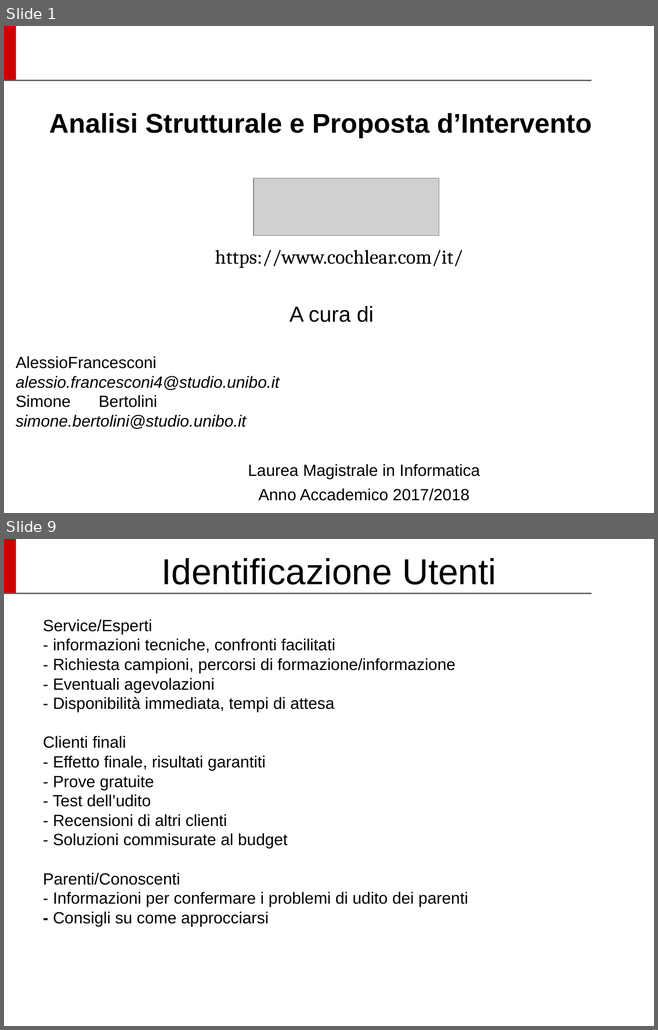
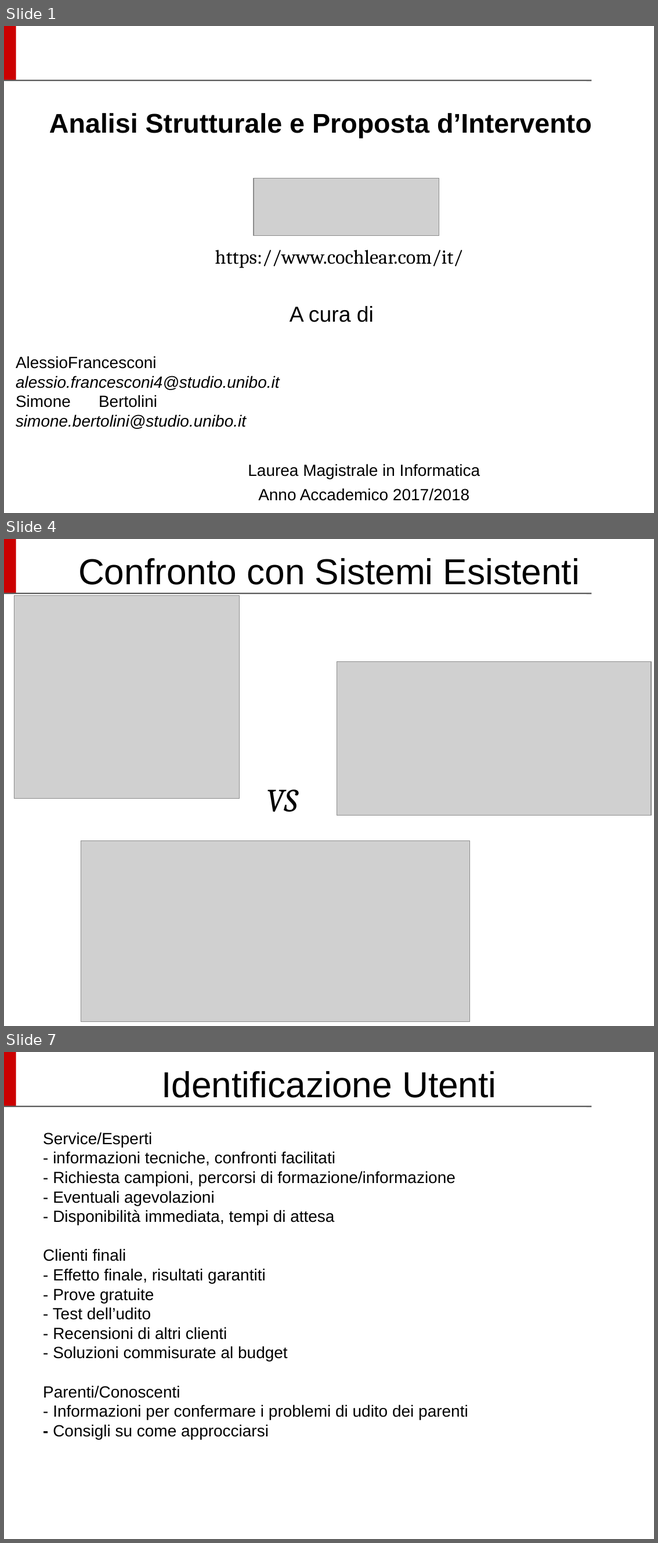
Before and after one commit to Siber93/UsabilitaProject, a slide deck: UUX_SlideProject_Cochlear.odp. Shown one above the other, each under a label of ours: slides 1 and 9 before the commit, slides 1, 4 and 7 after it; the slides between them are not shown. The pictures are 658x1030 and 658x1543 pixels, drawn with LibreOffice and Linux fonts; fonts in the diff are those of the drawing; grey boxes stand for pictures; background and template pictures are left out. Boxes give left, top, right and bottom in pixels: in the first picture for what was removed or moved away, otherwise in the second. Text is boxed around its words. In the diff, an @@ line names an element or a change of style, - is before the commit and + after.

```diff
--- a/UUX_SlideProject_Cochlear.odp
+++ b/UUX_SlideProject_Cochlear.odp
@@ slide 4 added at box(4, 539, 654, 1026), background #FFFFFF; not listed: 2 template elements that a slide beside it also shows @@
@@ title added at box(78, 558, 579, 585), 40 pt, text #000000 @@
+Confronto con Sistemi Esistenti
@@ picture added at box(14, 595, 239, 799) @@
@@ picture added at box(336, 662, 651, 815) @@
@@ text added at box(266, 790, 297, 812), 36 pt, text #000000, italic @@
+VS
@@ picture added at box(81, 841, 469, 1022) @@
@@ what was slide 9 is now slide 7 @@
```
Also in this commit, not shown: 2 slides changed, 2 other slides added, 5 slides removed, 2 other files.
